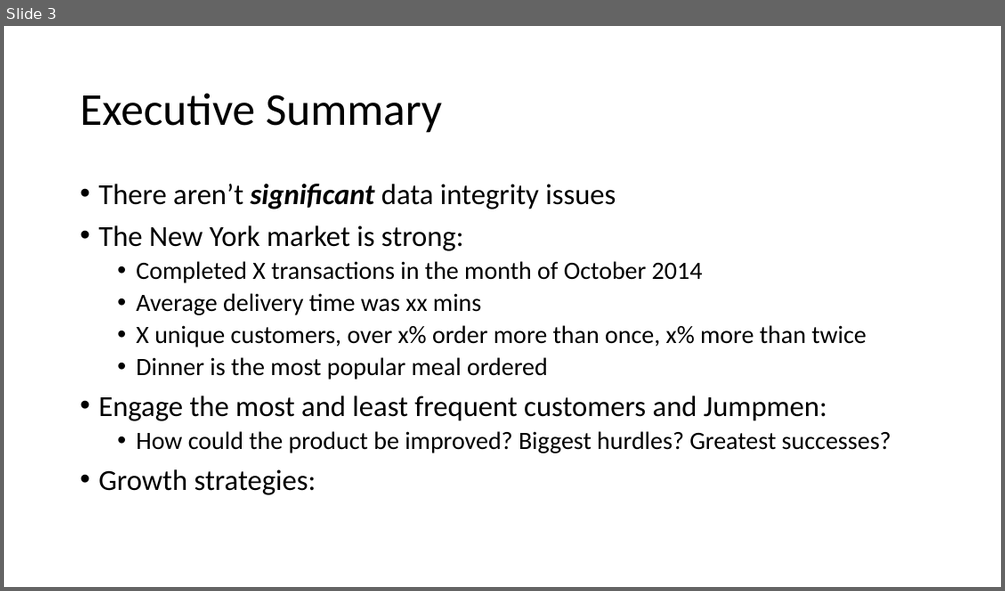
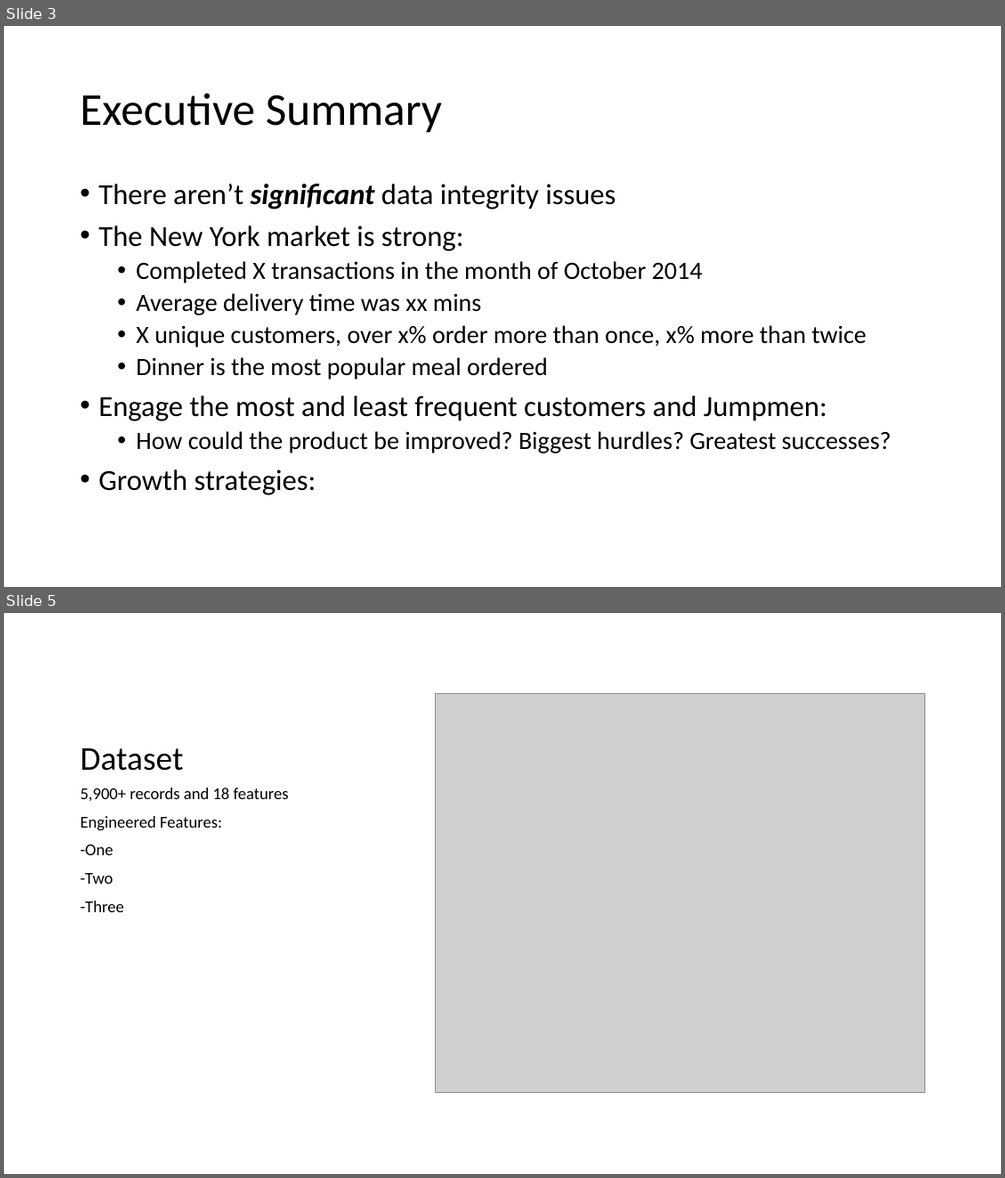
Before and after one commit to sstarkjr/PM_MarketAnalysis, a slide deck: Stephen_Stark_Analysis.pptx. Shown one above the other, each under a label of ours: slide 3 before the commit, slides 3 and 5 after it; the slides between them are not shown. The pictures are 1005x591 and 1005x1178 pixels, drawn with LibreOffice and Linux fonts; fonts in the diff are those of the drawing; grey boxes stand for pictures. Boxes give left, top, right and bottom in pixels: in the first picture for what was removed or moved away, otherwise in the second. Text is boxed around its words. In the diff, an @@ line names an element or a change of style, - is before the commit and + after.

```diff
--- a/Stephen_Stark_Analysis.pptx
+++ b/Stephen_Stark_Analysis.pptx
@@ slide 5 added at box(4, 613, 1001, 1174), background #FFFFFF @@
@@ picture added at box(436, 694, 924, 1093) @@
@@ title added at box(81, 748, 184, 771), 32 pt, text #000000 @@
+Dataset
@@ text added at box(81, 787, 289, 912), 16 pt, text #000000 @@
+5,900+ records and 18 features
+Engineered Features:
+-One
+-Two
+-Three
```
Also in this commit, not shown: 2 slides changed, 3 other slides added, 3 slides removed, 1 other file.
